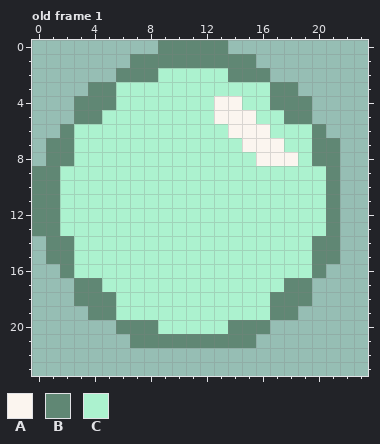
Two versions of one pixel-art file, Vincible/Assets/Images/coin.aseprite. Above is the file before it was changed.
24x24 pixels, 1 frame. Shown: old frame 1. The commit also changed other frames, which this record leaves out.
Palette (. is transparent): A #fbf5ef  B #608774  C #acf2cf
Pixels before, old frame 1, first column x 0:
 0 .........BBBBB........
 1 .......BBBBBBBBB......
 2 ......BBBCCCCCBBB.....
 3 ....BBCCCCCCCCCCCBB...
 4 ...BBBCCCCCCCAACCBBB..
 5 ...BBCCCCCCCCAAACCBB..
 6 ..BCCCCCCCCCCCAAACCCB.
 7 .BBCCCCCCCCCCCCAAACCBB
 8 .BBCCCCCCCCCCCCCAAACBB
 9 BBCCCCCCCCCCCCCCCCCCCB
10 BBCCCCCCCCCCCCCCCCCCCB
11 BBCCCCCCCCCCCCCCCCCCCB
12 BBCCCCCCCCCCCCCCCCCCCB
13 BBCCCCCCCCCCCCCCCCCCCB
14 .BBCCCCCCCCCCCCCCCCCBB
15 .BBCCCCCCCCCCCCCCCCCBB
16 ..BCCCCCCCCCCCCCCCCCB.
17 ...BBCCCCCCCCCCCCCBB..
18 ...BBBCCCCCCCCCCCBBB..
19 ....BBCCCCCCCCCCCBB...
20 ......BBBCCCCCBBB.....
21 .......BBBBBBBBB......
After:
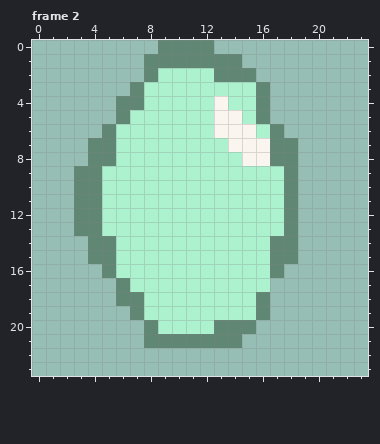
A new or re-ordered frame is compared with the old frame closest to it.
The edit:
{"change": "frames 1 -> 4"}
{"where": "frame 2 is new; against old frame 1"}
{"frame":2,"y":0,"x":13,"old":"B","new":"."}
{"frame":2,"y":1,"x":7,"old":"B","new":"."}
{"frame":2,"y":1,"x":15,"old":"B","new":"."}
{"frame":2,"y":2,"x":6,"old":"BB","new":".."}
{"frame":2,"y":2,"x":13,"old":"C","new":"B"}
{"frame":2,"y":2,"x":16,"old":"B","new":"."}
{"frame":2,"y":3,"x":4,"old":"BBCC","new":"...B"}
{"frame":2,"y":3,"x":16,"old":"CBB","new":"B.."}
{"frame":2,"y":4,"x":3,"old":"BBBCC","new":"...BB"}
{"frame":2,"y":4,"x":14,"old":"A","new":"C"}
{"frame":2,"y":4,"x":16,"old":"CBBB","new":"B..."}
{"frame":2,"y":5,"x":3,"old":"BBCC","new":"...B"}
{"frame":2,"y":5,"x":15,"old":"ACCBB","new":"CB..."}
{"frame":2,"y":6,"x":2,"old":"BCCC","new":"...B"}
{"frame":2,"y":6,"x":13,"old":"C","new":"A"}
{"frame":2,"y":6,"x":16,"old":"ACCCB","new":"CB..."}
{"frame":2,"y":7,"x":1,"old":"BBCCC","new":"...BB"}
{"frame":2,"y":7,"x":14,"old":"C","new":"A"}
{"frame":2,"y":7,"x":17,"old":"ACCBB","new":"BB..."}
{"frame":2,"y":8,"x":1,"old":"BBCCC","new":"...BB"}
{"frame":2,"y":8,"x":15,"old":"C","new":"A"}
{"frame":2,"y":8,"x":17,"old":"AACBB","new":"BB..."}
{"frame":2,"y":9,"x":0,"old":"BBCCC","new":"...BB"}
{"frame":2,"y":9,"x":18,"old":"CCCB","new":"B..."}
{"frame":2,"y":10,"x":0,"old":"BBCCC","new":"...BB"}
{"frame":2,"y":10,"x":18,"old":"CCCB","new":"B..."}
{"frame":2,"y":11,"x":0,"old":"BBCCC","new":"...BB"}
{"frame":2,"y":11,"x":18,"old":"CCCB","new":"B..."}
{"frame":2,"y":12,"x":0,"old":"BBCCC","new":"...BB"}
{"frame":2,"y":12,"x":18,"old":"CCCB","new":"B..."}
{"frame":2,"y":13,"x":0,"old":"BBCCC","new":"...BB"}
{"frame":2,"y":13,"x":18,"old":"CCCB","new":"B..."}
{"frame":2,"y":14,"x":1,"old":"BBCCC","new":"...BB"}
{"frame":2,"y":14,"x":17,"old":"CCCBB","new":"BB..."}
{"frame":2,"y":15,"x":1,"old":"BBCCC","new":"...BB"}
{"frame":2,"y":15,"x":17,"old":"CCCBB","new":"BB..."}
{"frame":2,"y":16,"x":2,"old":"BCCC","new":"...B"}
{"frame":2,"y":16,"x":17,"old":"CCCB","new":"B..."}
{"frame":2,"y":17,"x":3,"old":"BBCC","new":"...B"}
{"frame":2,"y":17,"x":17,"old":"CBB","new":"..."}
{"frame":2,"y":18,"x":3,"old":"BBBCC","new":"...BB"}
{"frame":2,"y":18,"x":16,"old":"CBBB","new":"B..."}
{"frame":2,"y":19,"x":4,"old":"BBCC","new":"...B"}
{"frame":2,"y":19,"x":16,"old":"CBB","new":"B.."}
{"frame":2,"y":20,"x":6,"old":"BB","new":".."}
{"frame":2,"y":20,"x":13,"old":"C","new":"B"}
{"frame":2,"y":20,"x":16,"old":"B","new":"."}
{"frame":2,"y":21,"x":7,"old":"B","new":"."}
{"frame":2,"y":21,"x":15,"old":"B","new":"."}
{"label":"changed","picture_box":[214,40,340,348]}
{"label":"changed","picture_box":[32,54,144,348]}
